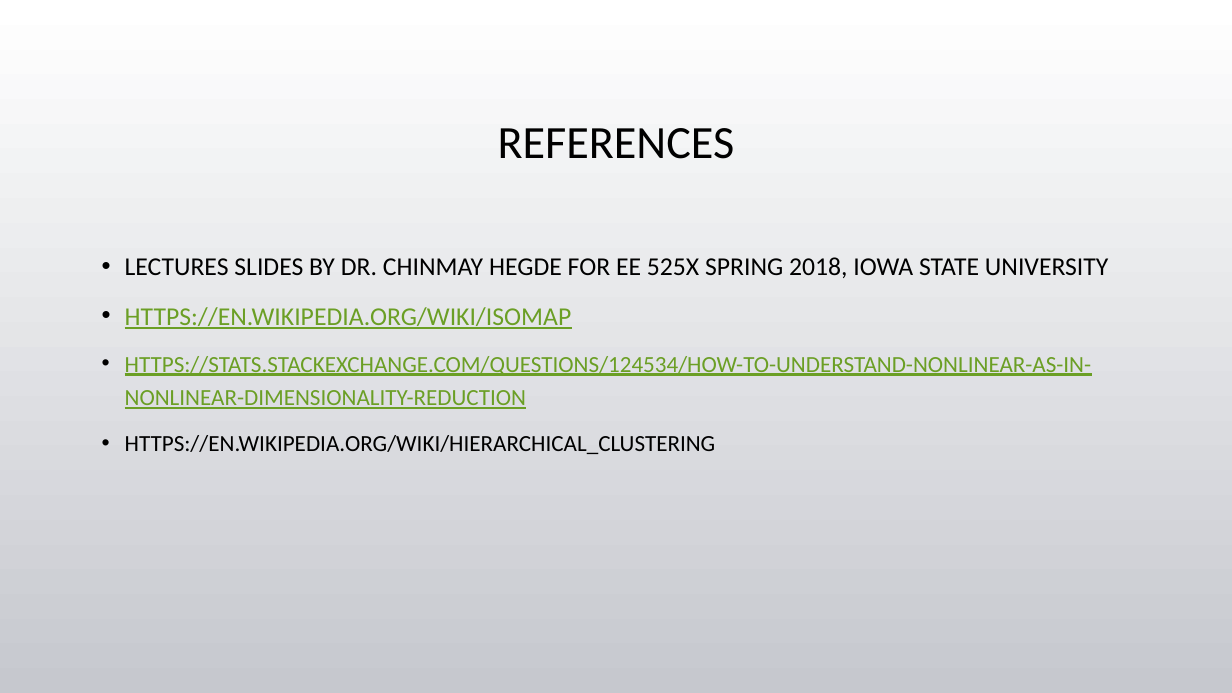
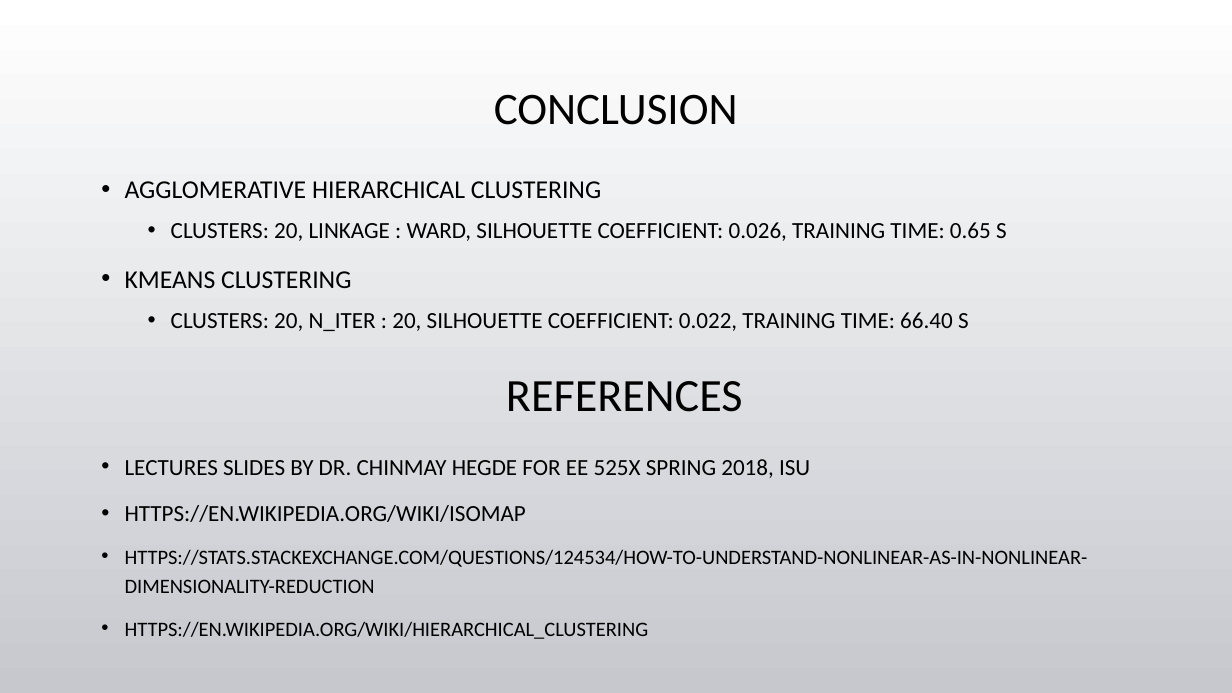
Before and after one commit to tgore03/CategorizeYoutubeVideos, a slide deck: slide 9 of Categorizing YouTube Videos.pptx (slide 11 before the commit). Drawn at 1232x693 pixels with LibreOffice and Linux fonts; fonts in the diff are those of the drawing; background and template pictures are left out. Boxes give left, top, right and bottom in pixels: in the first picture for what was removed or moved away, otherwise in the second. Text is boxed around its words. In the diff, an @@ line names an element or a change of style, - is before the commit and + after.

Commit message:
Removed one slide from ppt

```diff
--- a/Categorizing YouTube Videos.pptx
+++ b/Categorizing YouTube Videos.pptx
@@ text added at [494, 94, 738, 125], 35.1 pt, text #000000 @@
+CONCLUSION
@@ text added at [125, 181, 1007, 331], 18 pt, text #000000 @@
+• AGGLOMERATIVE HIERARCHICAL CLUSTERING
+  • CLUSTERS: 20, LINKAGE : WARD, SILHOUETTE COEFFICIENT: 0.026, TRAINING TIME: 0.65 S
+• KMEANS CLUSTERING
+  • CLUSTERS: 20, N_ITER : 20, SILHOUETTE COEFFICIENT: 0.022, TRAINING TIME: 66.40 S
@@ title "REFERENCES": place and size @@
-title "REFERENCES" at [498, 128, 735, 159]
+title "REFERENCES" at [506, 381, 743, 412]
@@ text "LECTURES SLIDES BY DR. CHINMAY ...": place and size @@
-text "LECTURES SLIDES BY DR. CHINMAY ..." at [125, 257, 1109, 454]
+text "LECTURES SLIDES BY DR. CHINMAY ..." at [125, 459, 1088, 639]
@@ text at [125, 459, 810, 478]: text changed; size 20 to 18 pt @@
-• LECTURES SLIDES BY DR. CHINMAY HEGDE FOR EE 525X SPRING 2018, IOWA STATE UNIVERSITY
+• LECTURES SLIDES BY DR. CHINMAY HEGDE FOR EE 525X SPRING 2018, ISU
@@ text at [125, 505, 1088, 639]: size 20 to 18 pt in "HTTPS://EN.WIKIPEDIA.ORG/WIKI/ISOMAP"; text colour #6B9F25 to #000000, underline off in "HTTPS://EN.WIKIPEDIA.ORG/WIKI/ISOMAP", "HTTPS://STATS.STACKEXCHANGE.COM/QUESTIONS/124534/HOW-TO-UNDE ..."; size 18 to 16 pt in "HTTPS://STATS.STACKEXCHANGE.COM/QUESTIONS/124534/HOW-TO-UNDE ...", "HTTPS://EN.WIKIPEDIA.ORG/WIKI/HIERARCHICAL_CLUSTERING" @@
```
Also in this commit, not shown: 3 other slides changed, 1 slide added, 3 slides removed.
